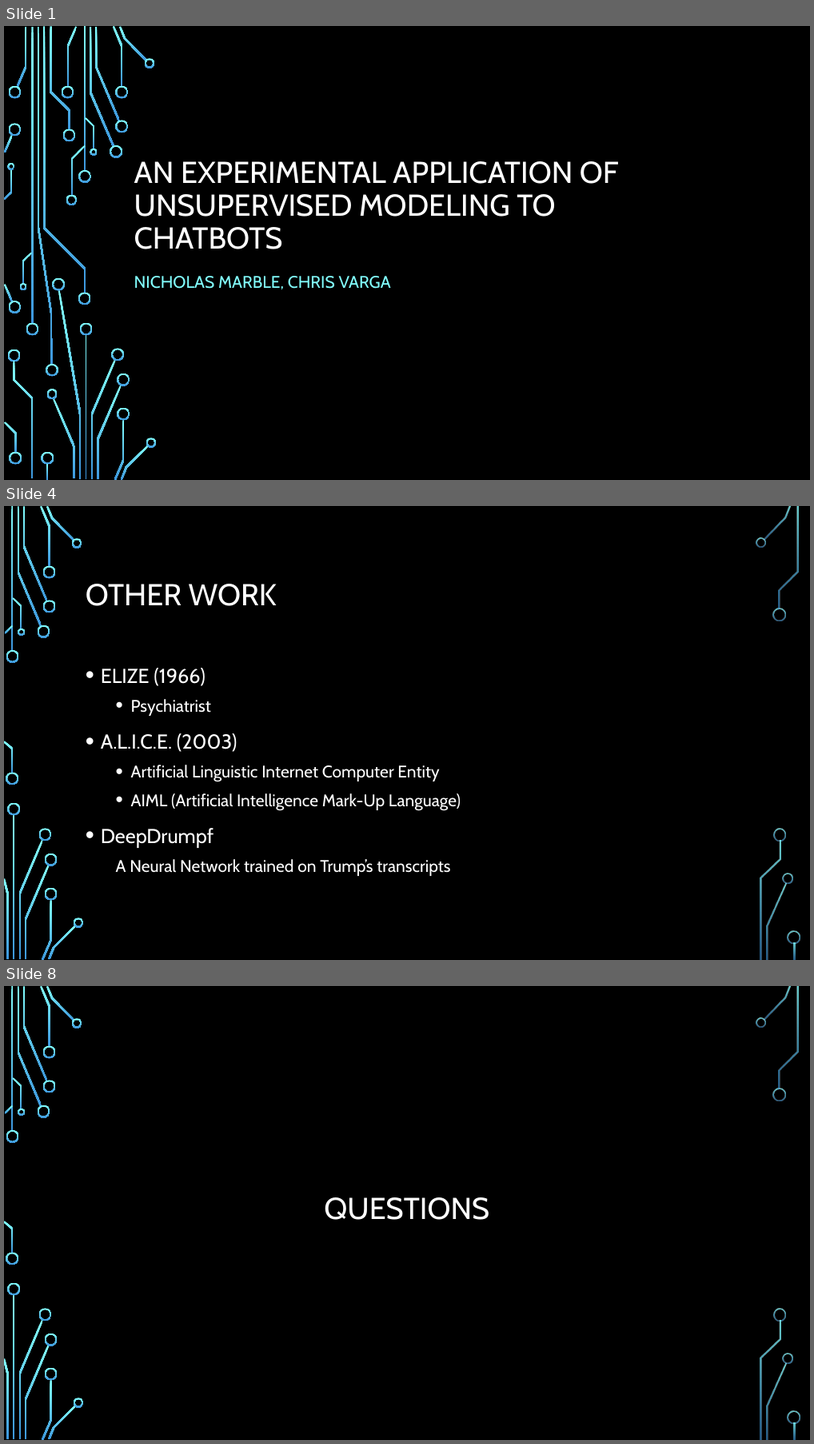
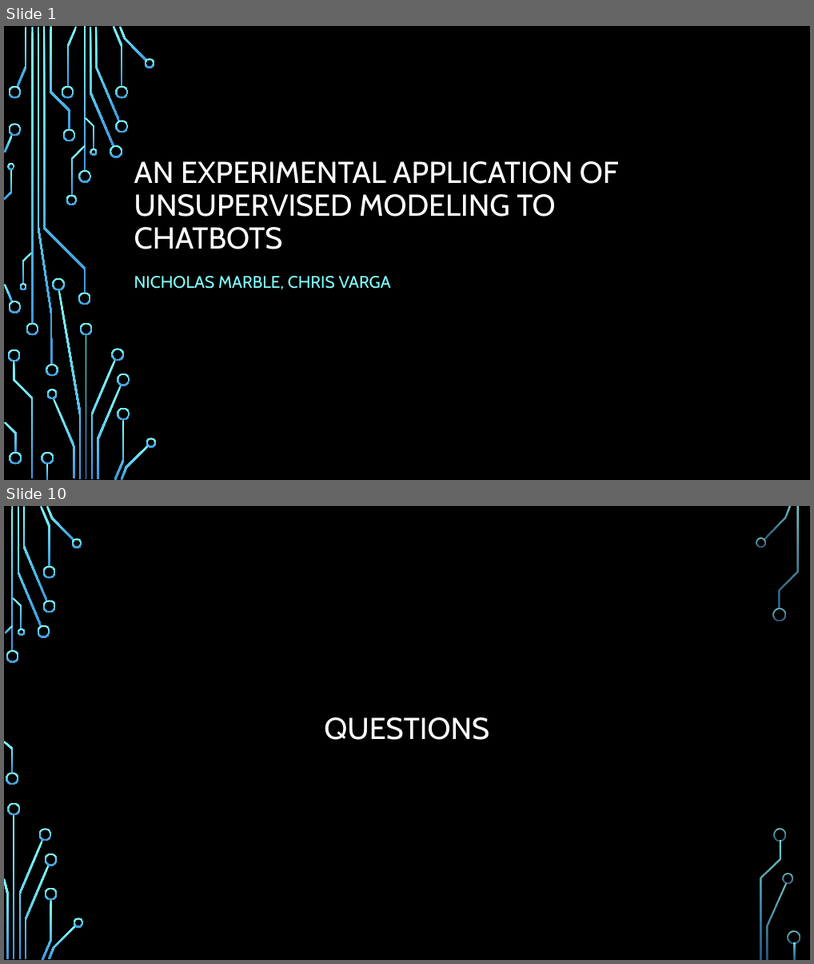
Before and after one commit to chrisvarga/chatbot, a slide deck: Marble_Varga_Prop_Presentation.pptx. Shown one above the other, each under a label of ours: slides 1, 4 and 8 before the commit, slides 1 and 10 after it; the slides between them are not shown. The pictures are 814x1444 and 814x964 pixels, drawn with LibreOffice and Linux fonts; fonts in the diff are those of the drawing; background and template pictures are left out. Boxes give left, top, right and bottom in pixels: in the first picture for what was removed or moved away, otherwise in the second. Text is boxed around its words. In the diff, an @@ line names an element or a change of style, - is before the commit and + after.

```diff
--- a/Marble_Varga_Prop_Presentation.pptx
+++ b/Marble_Varga_Prop_Presentation.pptx
@@ slide 4 removed at [4,506,810,960], background picture (left out); not listed: 36 template elements that a slide beside it also shows @@
@@ title removed at [86,584,277,606] @@
-OTHER WORK
@@ text removed at [101,668,461,876] @@
-• ELIZE (1966)
-  • Psychiatrist
-• A.L.I.C.E. (2003)
-  • Artificial Linguistic Internet Computer Entity
-  • AIML (Artificial Intelligence Mark-Up Language)
-• DeepDrumpf
-  A Neural Network trained on Trump’s transcripts
@@ what was slide 8 is now slide 10 @@
```
Also in this commit, not shown: 1 slide changed, 7 slides added, 4 other slides removed.
